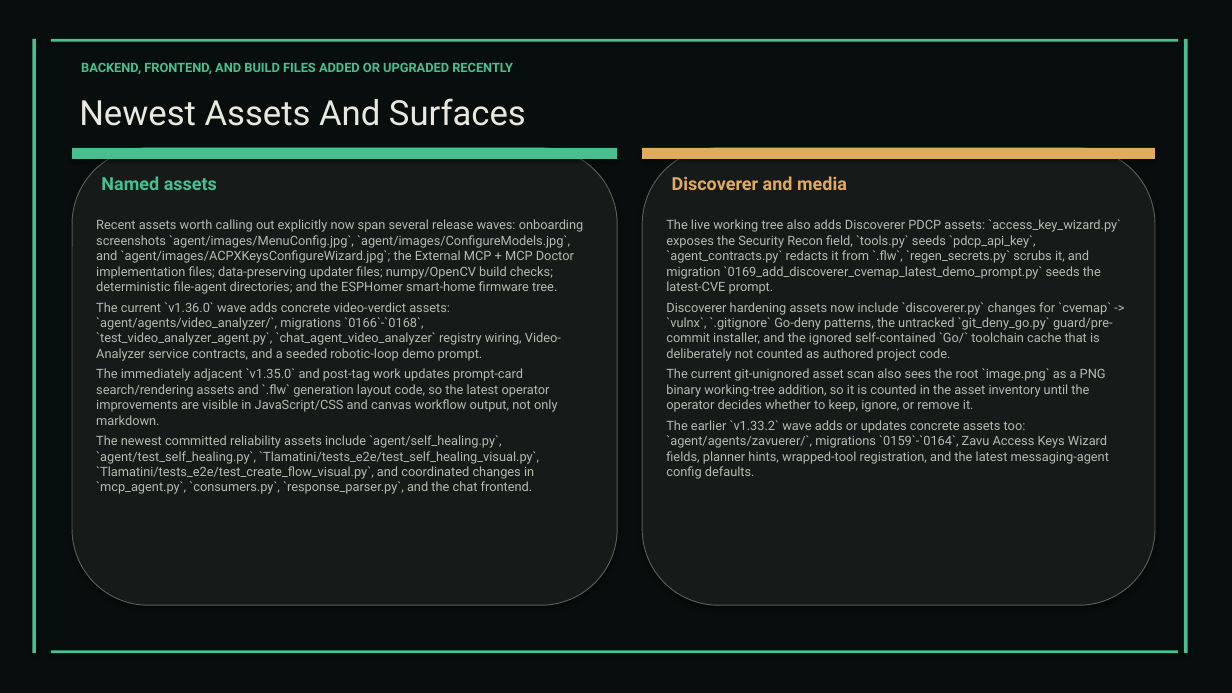
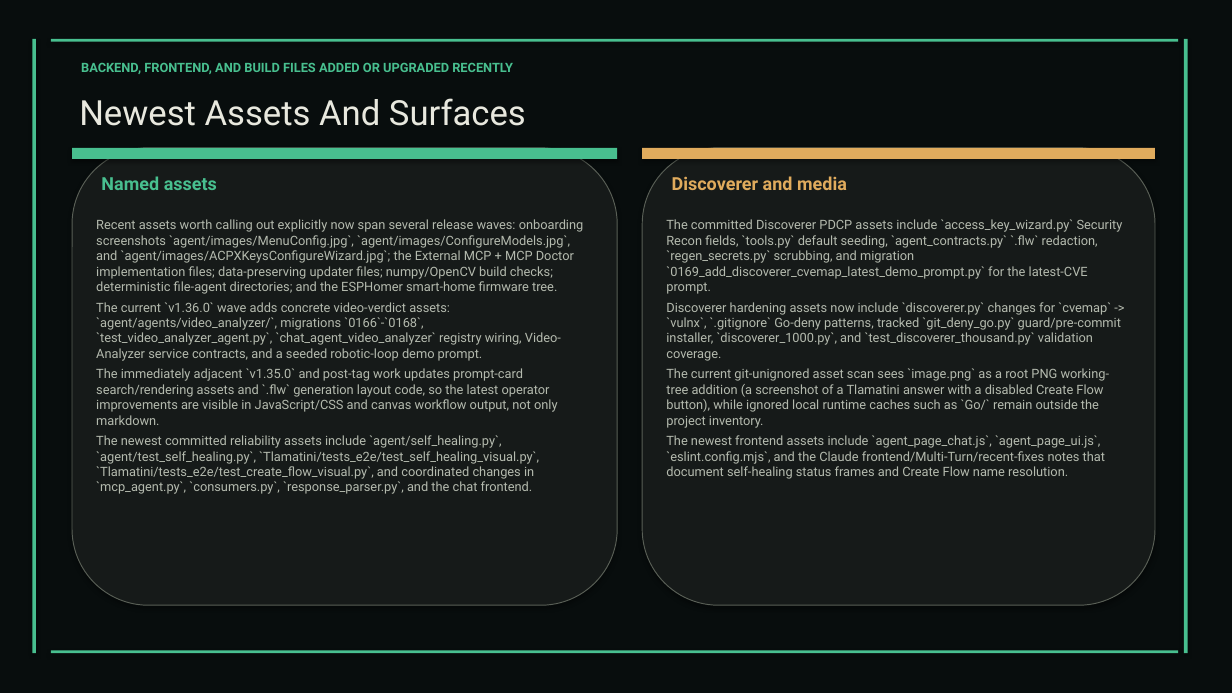
Before and after one commit to XAIHT/Tlamatini, a slide deck: slide 39 of Tlamatini_eXtended_Artificial_Intelligence_Humanly_Tempered.pptx (slide 37 before the commit). Drawn at 1232x693 pixels with LibreOffice and Linux fonts; fonts in the diff are those of the drawing. Boxes give left, top, right and bottom in pixels: in the first picture for what was removed or moved away, otherwise in the second. Text is boxed around its words. In the diff, an @@ line names an element or a change of style, - is before the commit and + after.

Commit message:
Making Tlamatini a real looping asistant, this time she demonstrated to program a robotic arm from a wihte page and two cameras, we are in another era, the future is now the past, thanks Tlamatini, by angelahack1

```diff
--- a/Tlamatini_eXtended_Artificial_Intelligence_Humanly_Tempered.pptx
+++ b/Tlamatini_eXtended_Artificial_Intelligence_Humanly_Tempered.pptx
@@ text at [666,219,1123,479]: text changed @@
-The live working tree also adds Discoverer PDCP assets: `access_key_wizard.py` exposes the Security Recon field, `tools.py` seeds `pdcp_api_key`, `agent_contracts.py` redacts it from `.flw`, `regen_secrets.py` scrubs it, and migration `0169_add_discoverer_cvemap_latest_demo_prompt.py` seeds the latest-CVE prompt.
-Discoverer hardening assets now include `discoverer.py` changes for `cvemap` -> `vulnx`, `.gitignore` Go-deny patterns, the untracked `git_deny_go.py` guard/pre-commit installer, and the ignored self-contained `Go/` toolchain cache that is deliberately not counted as authored project code.
-The current git-unignored asset scan also sees the root `image.png` as a PNG binary working-tree addition, so it is counted in the asset inventory until the operator decides whether to keep, ignore, or remove it.
-The earlier `v1.33.2` wave adds or updates concrete assets too: `agent/agents/zavuerer/`, migrations `0159`-`0164`, Zavu Access Keys Wizard fields, planner hints, wrapped-tool registration, and the latest messaging-agent config defaults.
+The committed Discoverer PDCP assets include `access_key_wizard.py` Security Recon fields, `tools.py` default seeding, `agent_contracts.py` `.flw` redaction, `regen_secrets.py` scrubbing, and migration `0169_add_discoverer_cvemap_latest_demo_prompt.py` for the latest-CVE prompt.
+Discoverer hardening assets now include `discoverer.py` changes for `cvemap` -> `vulnx`, `.gitignore` Go-deny patterns, tracked `git_deny_go.py` guard/pre-commit installer, `discoverer_1000.py`, and `test_discoverer_thousand.py` validation coverage.
+The current git-unignored asset scan sees `image.png` as a root PNG working-tree addition (a screenshot of a Tlamatini answer with a disabled Create Flow button), while ignored local runtime caches such as `Go/` remain outside the project inventory.
+The newest frontend assets include `agent_page_chat.js`, `agent_page_ui.js`, `eslint.config.mjs`, and the Claude frontend/Multi-Turn/recent-fixes notes that document self-healing status frames and Create Flow name resolution.
```
Also in this commit, not shown: 42 other slides changed, 2 slides added, 1 slide removed, 10 other files.
